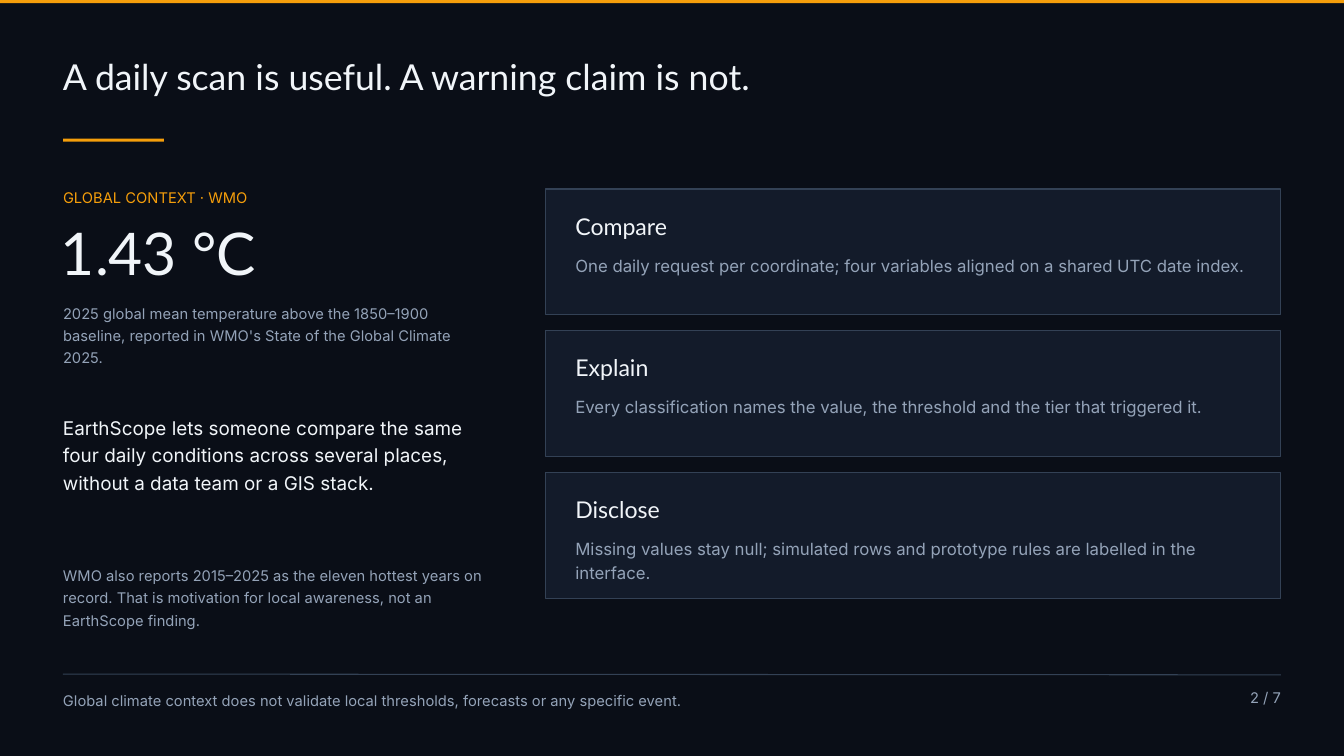
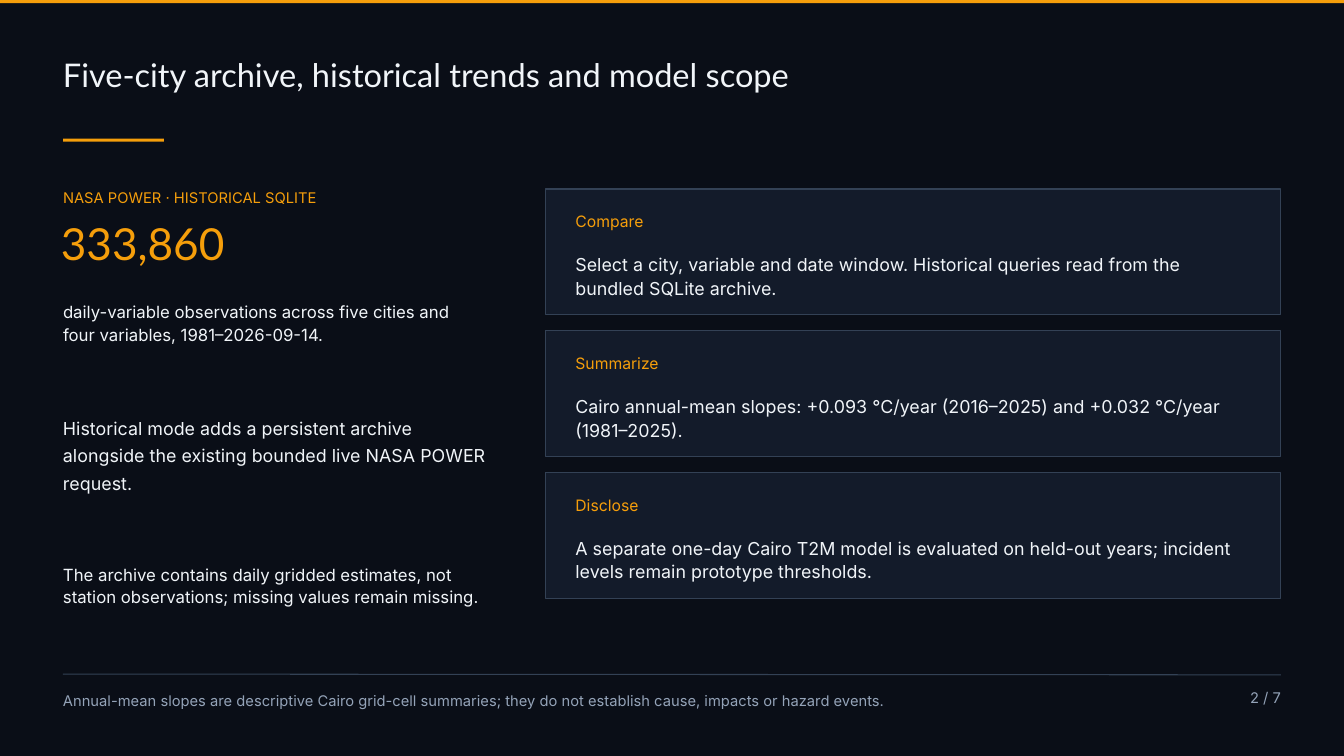
Before and after one commit to aliahmed-star/earthscope, a slide deck: slide 2 of submission_deliverables_2026-11-14/EarthScope_Final_Presentation.pptx. Drawn at 1344x756 pixels with LibreOffice and Linux fonts; fonts in the diff are those of the drawing. Boxes give left, top, right and bottom in pixels: in the first picture for what was removed or moved away, otherwise in the second. Text is boxed around its words. In the diff, an @@ line names an element or a change of style, - is before the commit and + after.

Commit message:
Update deliverables, report, presentation and demo video

```diff
--- a/submission_deliverables_2026-11-14/EarthScope_Final_Presentation.pptx
+++ b/submission_deliverables_2026-11-14/EarthScope_Final_Presentation.pptx
@@ text at <box>63,63,789,93</box>: text changed; size 34 to 31 pt @@
-A daily scan is useful. A warning claim is not.
+Five-city archive, historical trends and model scope
@@ text at <box>63,192,316,204</box>: text changed @@
-GLOBAL CONTEXT · WMO
+NASA POWER · HISTORICAL SQLITE
@@ text at <box>61,228,225,266</box>: text changed; size 56 to 42 pt; text colour #F1F5F9 to #F59E0B @@
-1.43 °C
+333,860
@@ text "Compare" at <box>575,215,643,230</box>: size 22 to 15 pt, font Lato to Inter, text colour #F1F5F9 to #F59E0B @@
@@ text at <box>575,257,1180,297</box>: text changed; size 16 to 17 pt; text colour #94A3B8 to #F1F5F9 @@
-One daily request per coordinate; four variables aligned on a shared UTC date index.
+Select a city, variable and date window. Historical queries read from the bundled SQLite archive.
@@ text at <box>63,305,449,344</box>: text changed; size 14 to 16 pt; text colour #94A3B8 to #F1F5F9 @@
-2025 global mean temperature above the 1850–1900 baseline, reported in WMO's State of the Global Climate 2025.
+daily-variable observations across five cities and four variables, 1981–2026-09-14.
@@ text at <box>575,357,658,369</box>: text changed; size 22 to 15 pt; font Lato to Inter; text colour #F1F5F9 to #F59E0B @@
-Explain
+Summarize
@@ text at <box>575,398,1220,439</box>: text changed; size 16 to 17 pt; text colour #94A3B8 to #F1F5F9 @@
-Every classification names the value, the threshold and the tier that triggered it.
+Cairo annual-mean slopes: +0.093 °C/year (2016–2025) and +0.032 °C/year (1981–2025).
@@ text at <box>63,421,485,494</box>: text changed; size 18 to 17 pt @@
-EarthScope lets someone compare the same four daily conditions across several places, without a data team or a GIS stack.
+Historical mode adds a persistent archive alongside the existing bounded live NASA POWER request.
@@ text "Disclose" at <box>575,499,638,511</box>: size 22 to 15 pt, font Lato to Inter, text colour #F1F5F9 to #F59E0B @@
@@ text at <box>63,568,478,607</box>: text changed; size 14 to 16 pt; text colour #94A3B8 to #F1F5F9 @@
-WMO also reports 2015–2025 as the eleven hottest years on record. That is motivation for local awareness, not an EarthScope finding.
+The archive contains daily gridded estimates, not station observations; missing values remain missing.
@@ text at <box>575,541,1230,582</box>: text changed; size 16 to 17 pt; text colour #94A3B8 to #F1F5F9 @@
-Missing values stay null; simulated rows and prototype rules are labelled in the interface.
+A separate one-day Cairo T2M model is evaluated on held-out years; incident levels remain prototype thresholds.
@@ text at <box>63,695,884,709</box>: text changed @@
-Global climate context does not validate local thresholds, forecasts or any specific event.
+Annual-mean slopes are descriptive Cairo grid-cell summaries; they do not establish cause, impacts or hazard events.
```
Also in this commit, not shown: 4 other slides changed, 1 slide added, 1 slide removed, 31 other files.
